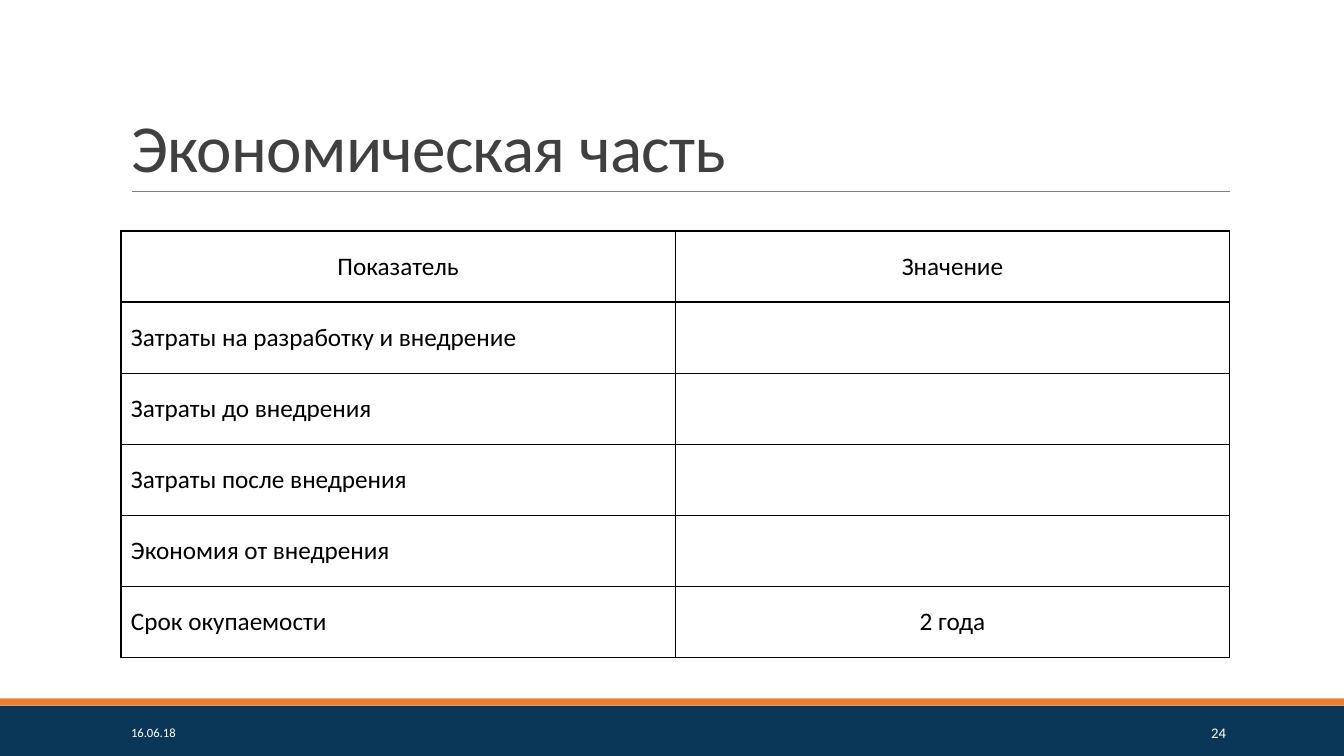
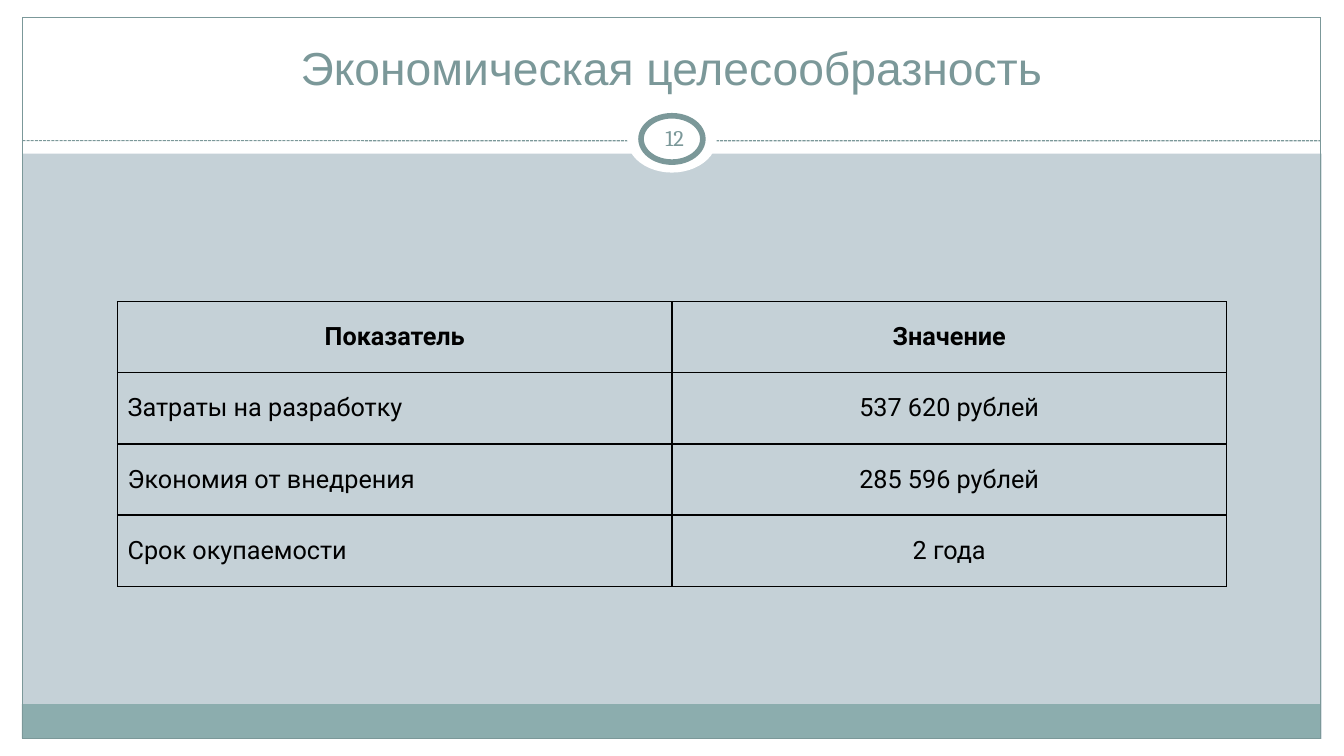
Before and after one commit to pmswga/ISC-EDUKIT, a slide deck: slide 12 of docs/15. ПЗ. ГЧ. Презентация.pptx (slide 24 before the commit). Drawn at 1344x756 pixels with LibreOffice and Linux fonts; fonts in the diff are those of the drawing. Boxes give left, top, right and bottom in pixels: in the first picture for what was removed or moved away, otherwise in the second. Text is boxed around its words. In the diff, an @@ line names an element or a change of style, - is before the commit and + after.

```diff
--- a/docs/15. ПЗ. ГЧ. Презентация.pptx
+++ b/docs/15. ПЗ. ГЧ. Презентация.pptx
@@ background #FFFFFF to #C5D1D7 @@
@@ rectangle added at (0,0,1344,153), fill #FFFFFF @@
@@ rectangle added at (0,0,22,756), fill #FFFFFF @@
@@ rectangle added at (22,17,1321,739), outline #7C999A 0.75 pt @@
@@ title "Экономическая целесообразность" at (301,51,1042,95): vertical alignment bottom to middle @@
@@ rectangle added at (1322,0,1344,756), fill #FFFFFF @@
@@ title at (301,51,1042,95): text changed; size 48 to 33 pt; font Calibri to Arial; text colour #404040 to #7C999A @@
-Экономическая часть
+Экономическая целесообразность
@@ ellipse added at (627,106,717,173), fill #FFFFFF @@
@@ ellipse added at (641,116,703,162), fill #FFFFFF, outline #7C999A 4 pt @@
@@ line moved from (132, 192) - (1231, 192) to (22, 141) - (1321, 141) @@
@@ line (22, 141) - (1321, 141): stroke #808080 0.5 pt to #7C999A 0.75 pt dashed @@
@@ page number added at (665,131,684,146), 16 pt, text #7C999A @@
+12
@@ table at (118,301,1227,586) @@
-row 2: Затраты на разработку и внедрение | 
-row 3: Затраты до внедрения | 
-row 4: Затраты после внедрения | 
-row 5: Экономия от внедрения | 
+row 2: Затраты на разработку | 537 620 рублей
+row 3: Экономия от внедрения | 285 596 рублей
@@ table: place and size @@
-table at (121,231,1230,657)
+table at (118,301,1227,586)
@@ rectangle: place and size @@
-rectangle at (0,706,1344,756)
+rectangle at (22,705,1321,739)
@@ rectangle at (22,705,1321,739): fill #0A3758 to #8CADAE @@
@@ rectangle: place and size @@
-rectangle at (0,699,1344,706)
+rectangle at (0,739,1344,756)
@@ rectangle at (0,739,1344,756): fill #ED7E2F to #FFFFFF @@
@@ text removed at (131,728,176,737) @@
-16.06.18
@@ page number removed at (1211,728,1226,738) @@
-24
```
Also in this commit, not shown: 5 other slides changed, 7 slides added, 19 slides removed, 11 other files.
